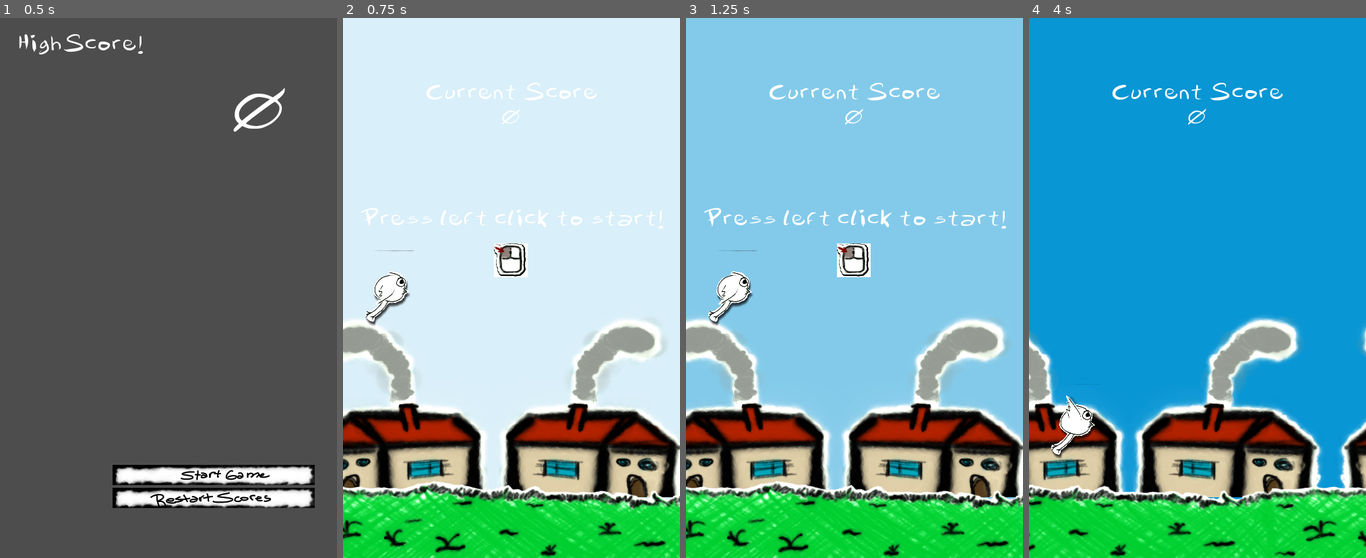
Above: before the commit, frames 1-4 (left to right).
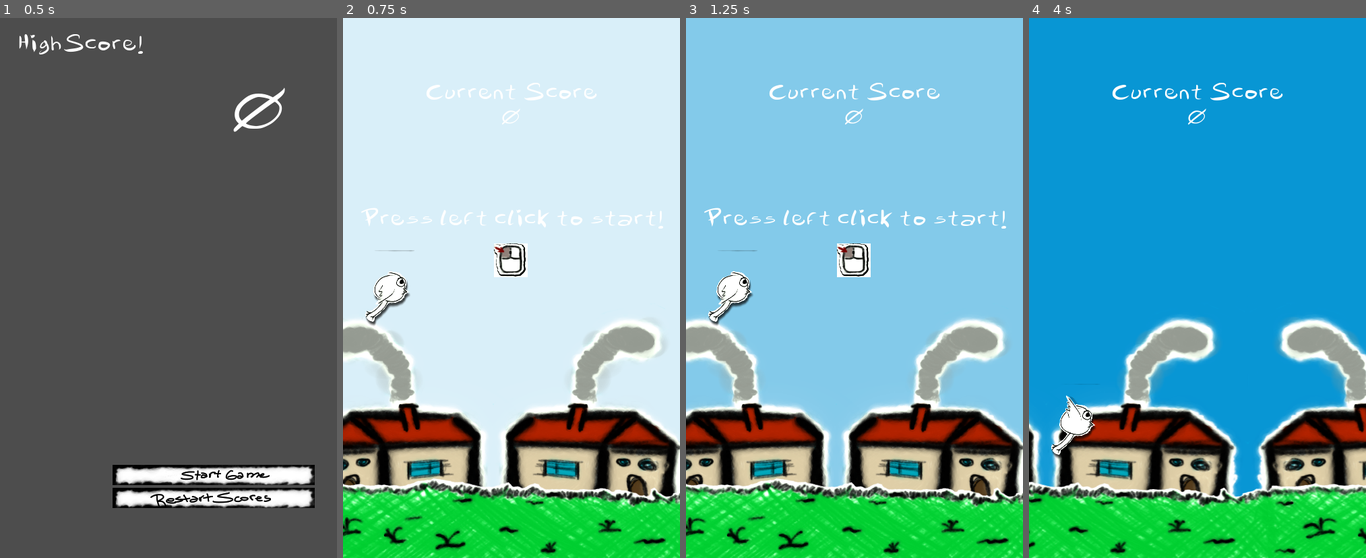
Above: after the commit, the same moments.

Repository: sosafacun/Bird-That-Flaps
Game: Godot game, scene res://scenes/ui/main_menu/main_menu.tscn
The game is run twice, just before and just after one commit, with the same random seed, the same clock (stepped at 60 frames per second) and the same inputs. Sound files missing from this copy of the repository are replaced by a short silence.
Inputs (mouse positions are in pixels of both pictures, inside the frame that each line leads up to):
- Up to frame 1 (0.5 s): no input
- Up to frame 2 (0.75 s): click (555, 477) at 0.5 s
- Up to frame 3 (1.25 s): no input
- Up to frame 4 (4 s): tap Enter at 1.25 s; move the mouse to (1271, 261) at 1.27 s; click (1271, 261) at 1.52 s; click (1271, 261) at 1.82 s; move the mouse to (1130, 315) at 2.02 s; click (1130, 315) at 2.27 s; click (1130, 315) at 2.57 s; move the mouse to (1231, 169) at 2.77 s; move the mouse to (1180, 396) at 3.52 s; click (1180, 396) at 3.77 s

Frame 1 is identical in both runs. In frame 2, 4.8% of the frame differs, in the area x 0-100%, y 85-100%; in frame 3, 4.8%; in frame 4, 25%, in the area x 0-100%, y 55-100%.

Commit message:
Parallax finished

Diff:
--- a/scenes/Parallax/ParallaxBG.gd
+++ b/scenes/Parallax/ParallaxBG.gd
@@ -5,7 +5,7 @@
 
 var CLOUD_SPEED: int = -140
 var GRASS_SPEED: int = -70
-var HOUSE_SPEED: int = -30
+var HOUSE_SPEED: int = -80
 
 @onready var spawn_speed: float = 2
 @onready var spawn_timer_cut: float = 0.25
@@ -22,14 +22,28 @@
 func _process(delta):
 
 	if(Globals.is_game_active):
-		$GrassNode.position.x += GRASS_SPEED * delta
-		$HousesNode.position.x += HOUSE_SPEED * delta
+		$GrassNode/Grass.position.x += GRASS_SPEED * delta
+		$GrassNode/Grass2.position.x += GRASS_SPEED * delta
+		$HousesNode/Houses.position.x += HOUSE_SPEED * delta
+		$HousesNode/Houses2.position.x += HOUSE_SPEED * delta
+
+		if($GrassNode/Grass.position.x <= -316):
+			$GrassNode/Grass.position.x = 828
+		if($GrassNode/Grass2.position.x <= -316):
+			$GrassNode/Grass2.position.x = 828
+
+		if($HousesNode/Houses.position.x <= -316):
+			$HousesNode/Houses.position.x = 828
+		if($HousesNode/Houses2.position.x <= -316):
+			$HousesNode/Houses2.position.x = 828
+
 
 		for clouds in get_tree().get_nodes_in_group('Clouds'):
 			clouds.position.x += CLOUD_SPEED * delta
 		for pilar in get_tree().get_nodes_in_group('Pilars'):
 			pilar.connect("game_lost", _on_pilars_game_lost)
 			pilar.position.x += pilar_speed * delta
+
 
 	if(Globals.score % 5 == 0
 	and Globals.score != 0
--- a/scenes/Parallax/game.tscn
+++ b/scenes/Parallax/game.tscn
@@ -13,7 +13,7 @@
 size = Vector2(512, 140)
 
 [sub_resource type="RectangleShape2D" id="RectangleShape2D_kqg3p"]
-size = Vector2(706, 82)
+size = Vector2(706, 90)
 
 [node name="Game" type="Node2D"]
 script = ExtResource("1_g7l5y")
@@ -92,12 +92,12 @@
 
 [node name="Grass" type="Sprite2D" parent="ParallaxBG/GrassNode"]
 z_index = -1
-position = Vector2(828, 404)
+position = Vector2(228, 400)
 texture = ExtResource("5_4duhu")
 
 [node name="Grass2" type="Sprite2D" parent="ParallaxBG/GrassNode"]
 z_index = -1
-position = Vector2(228, 404)
+position = Vector2(828, 400)
 texture = ExtResource("5_4duhu")
 
 [node name="HousesNode" type="Node2D" parent="ParallaxBG"]
@@ -140,7 +140,7 @@
 [node name="BottomLimit" type="Area2D" parent="Limits"]
 
 [node name="CollisionShape2D" type="CollisionShape2D" parent="Limits/BottomLimit"]
-position = Vector2(269, 756)
+position = Vector2(269, 752)
 shape = SubResource("RectangleShape2D_kqg3p")
 
 [node name="Timers" type="Node" parent="."]
